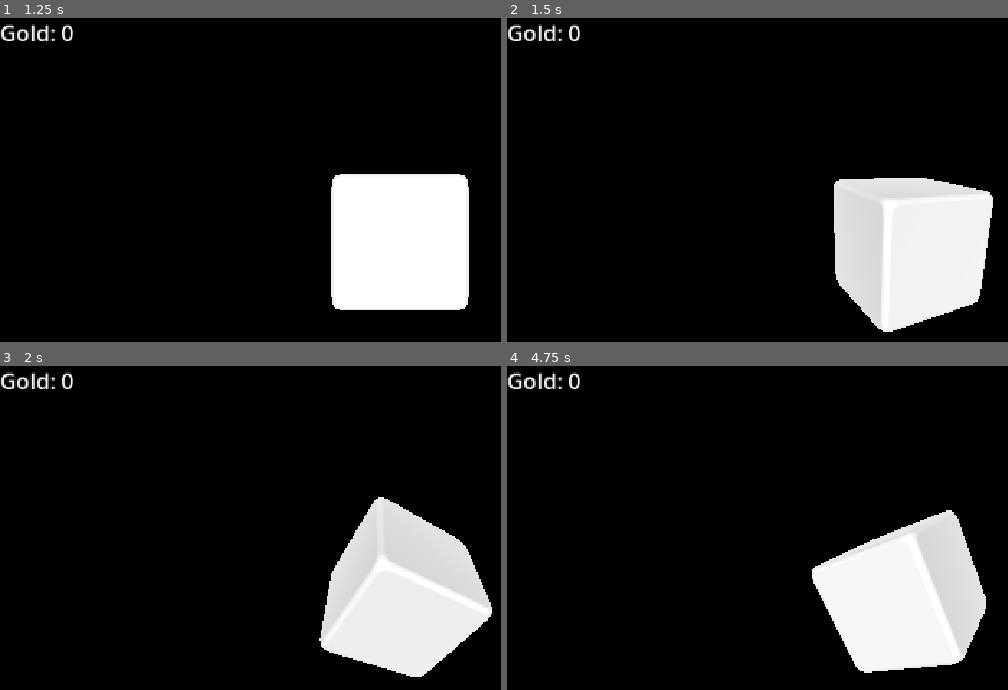
Above: before the commit, frames 1-4 (two rows, left to right).
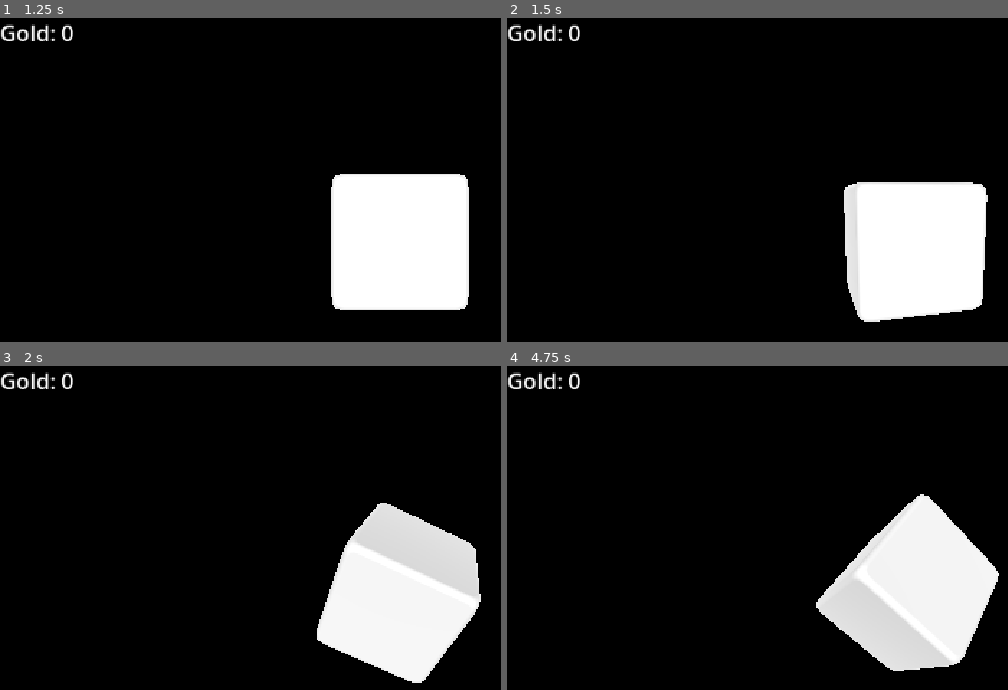
Above: after the commit, the same moments.

Repository: CyberSugarStudios/clickerCube
Game: Godot game, scene res://scenes/main.tscn
Two runs of this game, one before a commit and one after it. Both use one fixed random seed, a clock stepped at 60 frames per second and the inputs below.
Inputs (mouse positions are in pixels of both pictures, inside the frame that each line leads up to):
- Up to frame 1 (1.25 s): move the mouse to (outside the picture) at 0.52 s; click (outside the picture) at 0.67 s
- Up to frame 2 (1.5 s): tap Enter at 1.25 s; drag from (747, 264) to (867, 332) at 1.27 s
- Up to frame 3 (2 s): no input
- Up to frame 4 (4.75 s): tap Space at 2, 3.5 s; move the mouse to (987, 492) at 2.02 s; click (987, 492) at 2.17 s; tap Enter at 2.75, 4.25 s; drag from (867, 680) to (667, 521) at 2.77 s; move the mouse to (outside the picture) at 3.52 s; click (outside the picture) at 3.67 s; drag from (667, 521) to (787, 476) at 4.27 s

Frame 1 is identical in both runs. In frame 2, 4.3% of the frame differs, in the area x 65-98%, y 49-97%; in frame 3, 2.2%; in frame 4, 6.0%, in the area x 60-99%, y 39-95%.

Commit message:
Testing click and drag thresholds

Diff:
--- a/clickerCube/scenes/main.tscn
+++ b/clickerCube/scenes/main.tscn
@@ -36,3 +36,4 @@
 script = ExtResource("3_sugp2")
 camera = NodePath("../Camera3D")
 grid = NodePath("../CubeGrid")
+quick_tap_time = 1.0
--- a/clickerCube/scripts/grid_controls.gd
+++ b/clickerCube/scripts/grid_controls.gd
@@ -1,14 +1,14 @@
 extends Node
 
 #region - VARS
-#region - CONSTS
-const DRAG_THRESHOLD: float = 10.0
-const ROTATE_SPEED: float = 0.01
-#endregion
 
 #region - EXPORT VARS
 @export var camera: Camera3D
 @export var grid: Node3D
+@export var drag_threshold: float = 20.0
+@export var quick_drag_threshold: float = 50.0
+@export var quick_tap_time: float = 0.15
+@export var rotate_speed: float = 0.01
 #endregion
 
 var is_pressing: bool = false
@@ -16,6 +16,7 @@
 var press_pos: Vector2
 var pending_tap: bool  = false
 var tap_pos: Vector2
+var press_time: float = 0.0
 #endregion
 
 func _unhandled_input(event: InputEvent) -> void:
@@ -24,6 +25,7 @@
 			is_pressing = true
 			is_dragging = false
 			press_pos = event.position
+			press_time = Time.get_ticks_msec() / 1000.0
 		else:
 			if is_pressing and not is_dragging:
 				pending_tap = true
@@ -31,11 +33,13 @@
 			is_pressing = false
 			is_dragging = false
 	elif event is InputEventScreenDrag and event.index == 0 and is_pressing:
-		if not is_dragging and event.position.distance_to(press_pos) > DRAG_THRESHOLD:
+		var held_for := Time.get_ticks_msec() / 1000.0 - press_time
+		var threshold := quick_drag_threshold if held_for < quick_tap_time else drag_threshold
+		if not is_dragging and event.position.distance_to(press_pos) > threshold:
 			is_dragging = true
 		if is_dragging:
-			grid.rotate(Vector3.UP, event.relative.x * ROTATE_SPEED)
-			grid.rotate(Vector3.RIGHT, event.relative.y * ROTATE_SPEED)
+			grid.rotate(Vector3.UP, event.relative.x * rotate_speed)
+			grid.rotate(Vector3.RIGHT, event.relative.y * rotate_speed)
 
 func _physics_process(_delta: float) -> void:
 	if pending_tap:
@@ -44,7 +48,7 @@
 
 func hit_cube_at(screen_pos: Vector2) -> void:
 	var from := camera.project_ray_origin(screen_pos)
-	var to := camera.project_ray_normal(screen_pos) * 1000.0
+	var to := from + camera.project_ray_normal(screen_pos) * 1000.0
 	var query := PhysicsRayQueryParameters3D.create(from, to)
 	var result := camera.get_world_3d().direct_space_state.intersect_ray(query)
 	if result.is_empty():
